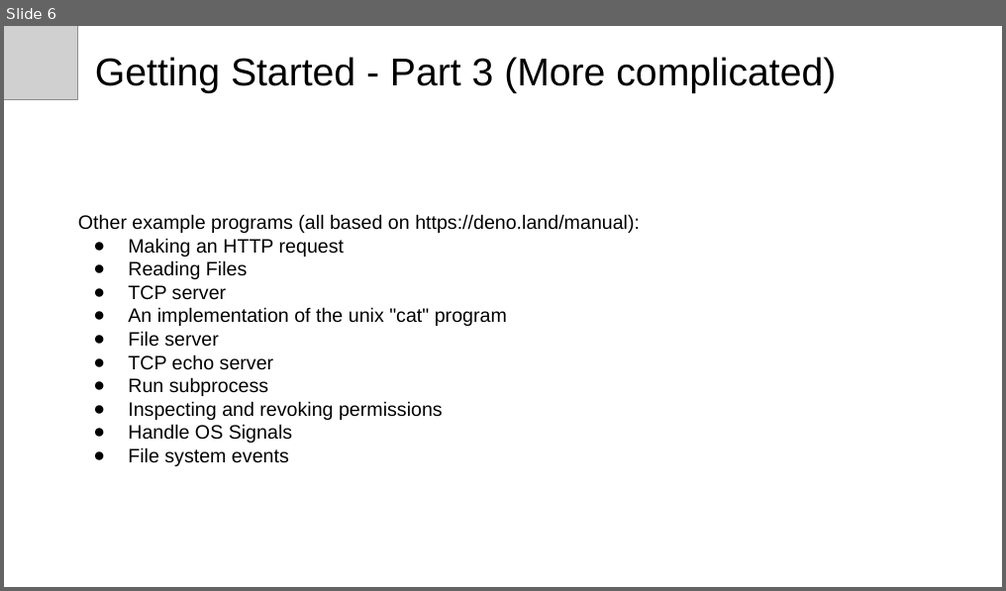
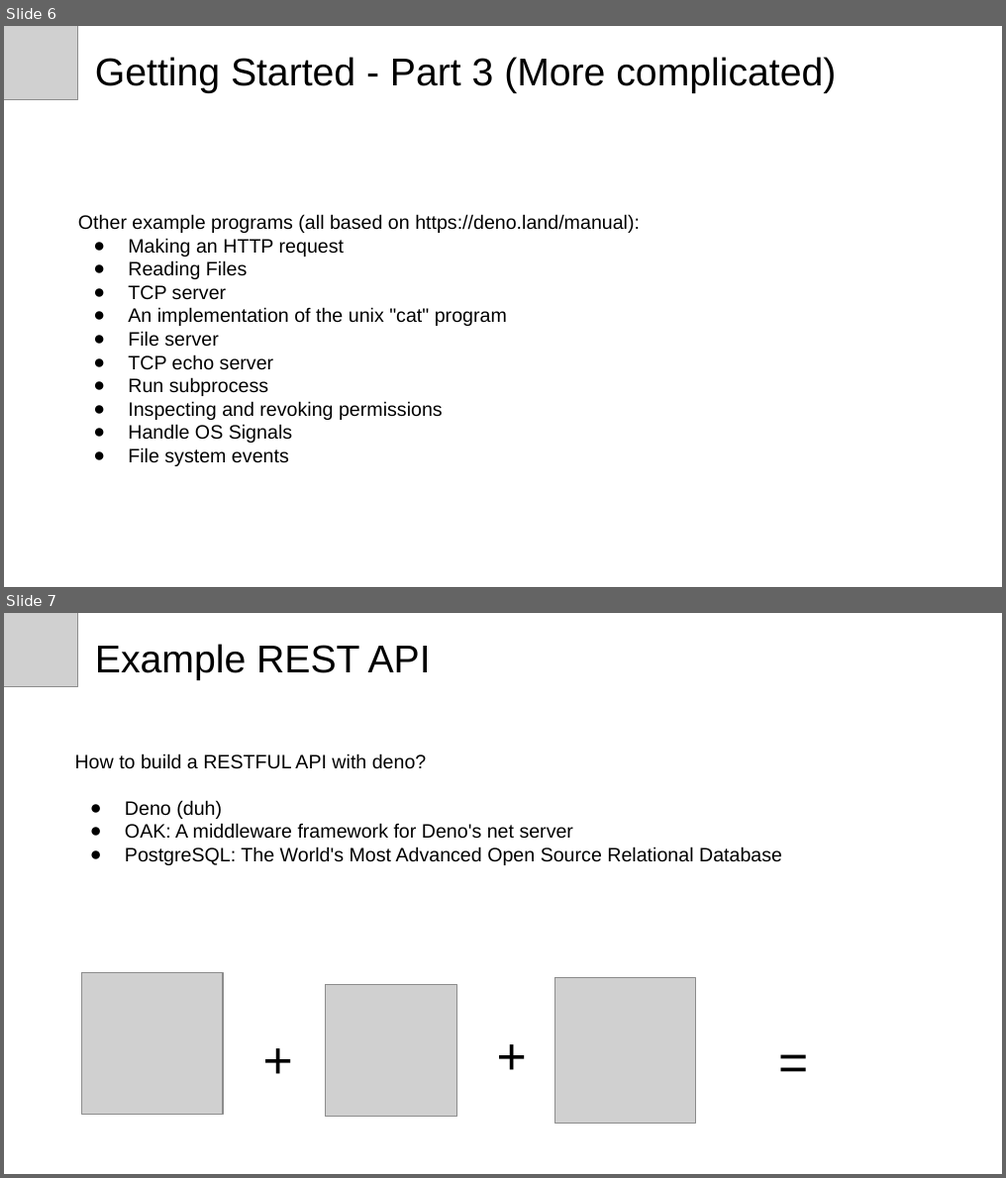
Before and after one commit to michaelachrisco/deno-developer-talk, a slide deck: Introduction to Deno.pptx. Shown one above the other, each under a label of ours: slide 6 before the commit, slides 6 and 7 after it. The pictures are 1006x591 and 1006x1178 pixels, drawn with LibreOffice and Linux fonts; fonts in the diff are those of the drawing; grey boxes stand for pictures. Boxes give left, top, right and bottom in pixels: in the first picture for what was removed or moved away, otherwise in the second. Text is boxed around its words. In the diff, an @@ line names an element or a change of style, - is before the commit and + after.

```diff
--- a/Introduction to Deno.pptx
+++ b/Introduction to Deno.pptx
@@ slide 7 added at (4,613,1002,1174), background #FFFFFF @@
@@ picture added at (4,613,78,687) @@
@@ title added at (95,644,431,680), 28 pt, text #000000 @@
+Example REST API
@@ text added at (75,754,782,865), 14 pt, text #000000 @@
+How to build a RESTFUL API with deno?
+● Deno (duh)
+● OAK: A middleware framework for Deno's net server
+● PostgreSQL: The World's Most Advanced Open Source Relational Database
@@ picture added at (82,973,223,1114) @@
@@ picture added at (326,985,457,1117) @@
@@ picture added at (554,978,696,1124) @@
@@ text added at (252,1017,294,1070), 37 pt, text #000000 @@
++
@@ text added at (487,1014,535,1088), 37 pt, text #000000 @@
++
@@ text added at (768,1020,1002,1073), 37 pt, text #000000 @@
+=
```
Also in this commit, not shown: 1 slide changed, 1 other slide added, 1 slide removed, 9 other files.
